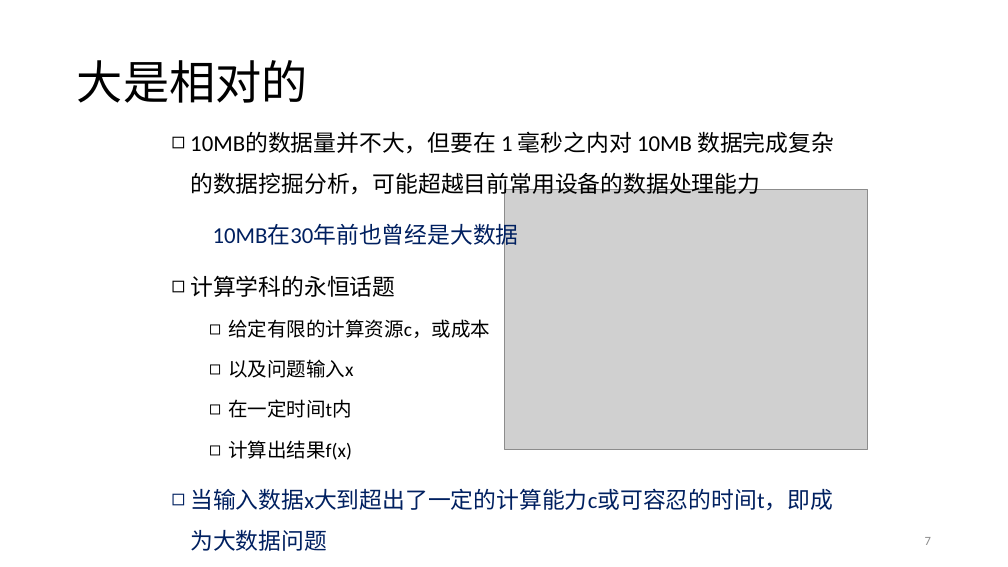
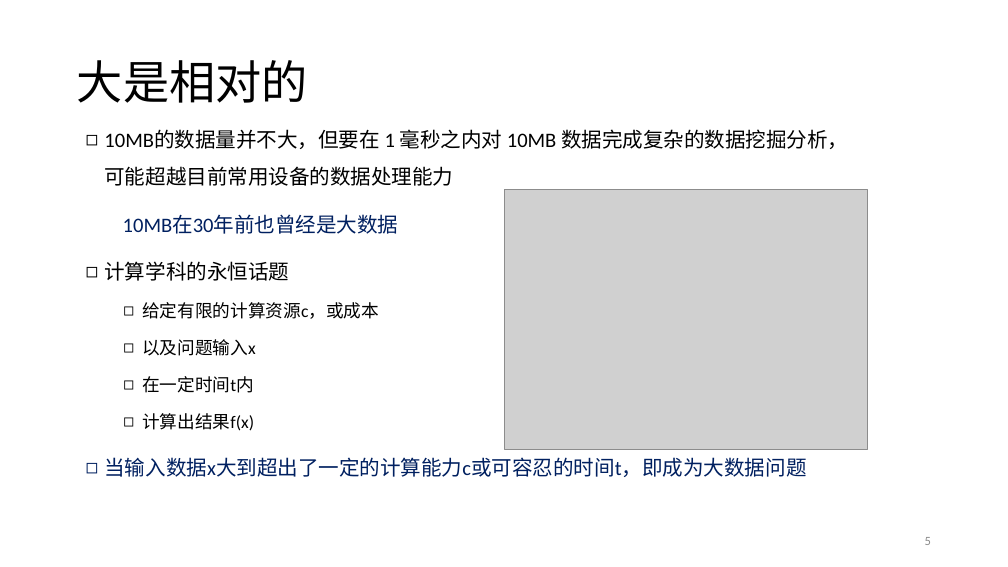
Before and after one commit to prm10/paper, a slide deck: slide 5 of presentation/big data.pptx (slide 7 before the commit). Drawn at 1008x567 pixels with LibreOffice and Linux fonts; fonts in the diff are those of the drawing; grey boxes stand for pictures. Boxes give left, top, right and bottom in pixels: in the first picture for what was removed or moved away, otherwise in the second. Text is boxed around its words. In the diff, an @@ line names an element or a change of style, - is before the commit and + after.

```diff
--- a/presentation/big data.pptx
+++ b/presentation/big data.pptx
@@ text "10MB的数据量并不大，但要在 1 毫秒之内对 10MB 数据完成复杂的数据挖掘分析，可能超越目前常用设备的数据处理能力": place and size @@
-text "10MB的数据量并不大，但要在 1 毫秒之内对 10MB 数据完成复杂的数据挖掘分析，可能超越目前常用设备的数据处理能力" at <box>190,131,834,551</box>
+text "10MB的数据量并不大，但要在 1 毫秒之内对 10MB 数据完成复杂的数据挖掘分析，可能超越目前常用设备的数据处理能力" at <box>104,129,848,477</box>
@@ text "10MB的数据量并不大，但要在 1 毫秒之内对 10MB 数据完成复杂的数据挖掘分析，可能超越目前常用设备的数据处理能力" at <box>104,129,848,477</box>: size 21.7 to 19.6 pt in "10MB的数据量并不大，但要在 1 毫秒之内对 10MB 数据完成复杂的数据挖掘分析，可能超越目前常用设备的数据处理能力", "10MB在30年前也曾经是大数据", "计算学科的永恒话题", "当输入数据x大到超出了一定的计算能力c或可容忍的时间t，即成为大数据问题"; size 18.6 to 16.8 pt in "给定有限的计算资源c，或成本", "以及问题输入x", "在一定时间t内", "计算出结果f(x)" @@
@@ page number at <box>925,537,931,545</box>: text changed @@
-7
+5
```
Also in this commit, not shown: 7 other slides changed, 1 slide added, 4 other files.
